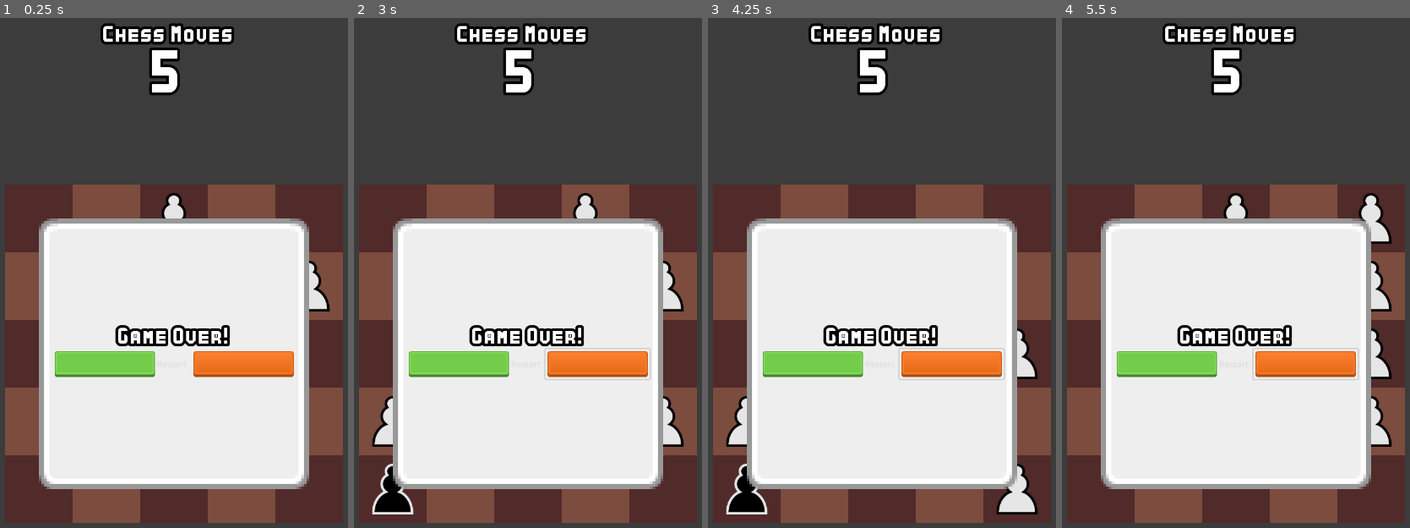
Above: before the commit, frames 1-4 (left to right).
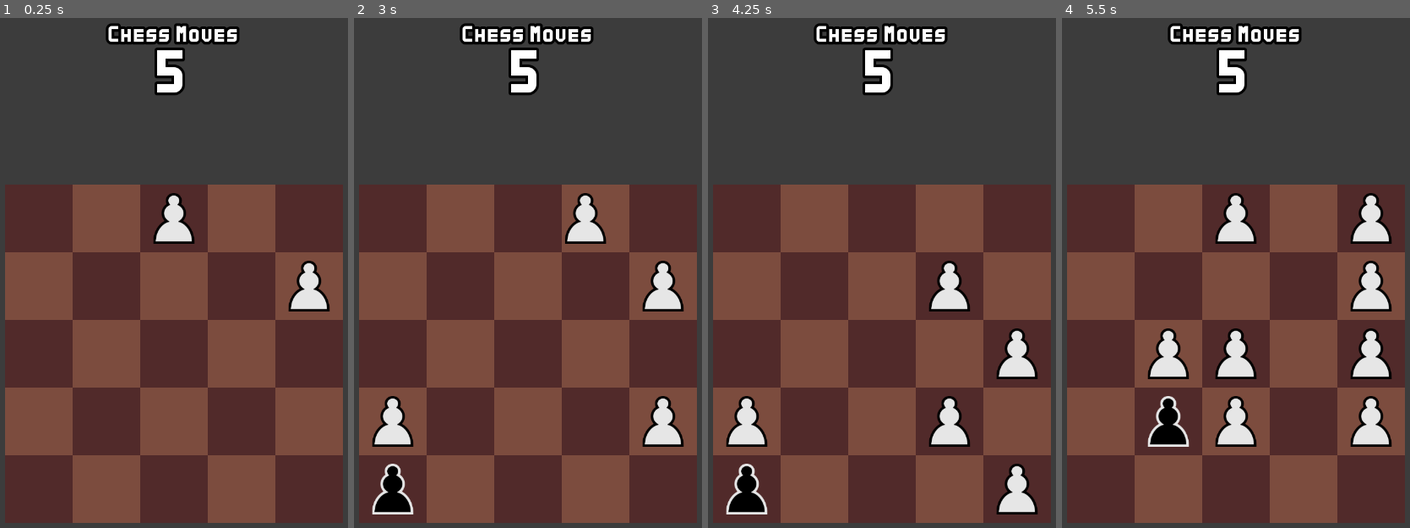
Above: after the commit, the same moments.

Repository: abaker-skudlarek/ChessTiles
Game: Godot game, scene res://Scenes/main.tscn
Two runs of this game, one before a commit and one after it. Both use one fixed random seed, a clock stepped at 60 frames per second and the inputs below. The engine's default icon, where the game draws it, is replaced by a stand-in: a white triangle on a blue panel in a dark square.
Inputs (mouse positions are in pixels of both pictures, inside the frame that each line leads up to):
- Up to frame 1 (0.25 s): no input
- Up to frame 2 (3 s): click (475, 364) at 0.5 s, where only the run before the commit has a clickable "Restart"; click (475, 364) at 1.25 s, where only the run before the commit has a clickable "Restart"; click (475, 364) at 2 s, where only the run before the commit has a clickable "Restart"; tap Enter at 2.75 s; move the mouse to (611, 318) at 2.77 s; hold Right (slide_move_right) from 2.78 s (still down); click (611, 318) at 2.92 s
- Up to frame 3 (4.25 s): tap Space at 3.5 s; move the mouse to (746, 487) at 3.52 s; release Right (slide_move_right) at 3.53 s; hold Down (slide_move_down) from 3.53 s (still down); click (746, 487) at 3.67 s
- Up to frame 4 (5.5 s): tap Enter at 4.25 s; move the mouse to (1274, 206) at 4.27 s; release Down (slide_move_down) at 4.28 s; hold Right (slide_move_right) 4.28-5.03 s; tap Space at 5 s; move the mouse to (1218, 487) at 5.02 s; hold Up (slide_move_up) from 5.03 s (still down); click (1218, 487) at 5.17 s

The runs differ from the first frame. In frame 1, 42% of the frame differs, in the area x 11-89%, y 0-93%; in frame 2, 42%; in frame 3, 41%; in frame 4, 41%.

Commit message:
Game over UI shows when game is over, provides quit button $11y

Diff:
--- a/Scenes/UI/chess_moves_remaining_ui.tscn
+++ b/Scenes/UI/chess_moves_remaining_ui.tscn
@@ -1,21 +1,8 @@
-[gd_scene load_steps=6 format=3 uid="uid://cctwbiwmdueno"]
+[gd_scene load_steps=3 format=3 uid="uid://cctwbiwmdueno"]
 
 [ext_resource type="Script" path="res://Scripts/UI/chess_moves_remaining_ui.gd" id="1_u7cwo"]
-[ext_resource type="FontFile" uid="uid://2ic7ojsn1a1o" path="res://UI/Fonts/Kenney Bold.ttf" id="2_c6vao"]
 
 [sub_resource type="Theme" id="Theme_0ndyv"]
-
-[sub_resource type="LabelSettings" id="LabelSettings_wuapa"]
-font = ExtResource("2_c6vao")
-font_size = 24
-outline_size = 20
-outline_color = Color(0, 0, 0, 1)
-
-[sub_resource type="LabelSettings" id="LabelSettings_w5to6"]
-font = ExtResource("2_c6vao")
-font_size = 64
-outline_size = 20
-outline_color = Color(0, 0, 0, 1)
 
 [node name="ChessMovesRemainingUI" type="VBoxContainer"]
 anchors_preset = 5
@@ -34,16 +21,11 @@
 
 [node name="ChessMovesLabel" type="Label" parent="."]
 layout_mode = 2
-theme_override_fonts/font = ExtResource("2_c6vao")
-theme_override_font_sizes/font_size = 18
 text = "Chess Moves"
-label_settings = SubResource("LabelSettings_wuapa")
 horizontal_alignment = 3
 
 [node name="NumRemaining" type="Label" parent="."]
 layout_mode = 2
-theme_override_fonts/font = ExtResource("2_c6vao")
 theme_override_font_sizes/font_size = 64
 text = "0"
-label_settings = SubResource("LabelSettings_w5to6")
 horizontal_alignment = 1
--- a/Scenes/UI/game_over_ui.tscn
+++ b/Scenes/UI/game_over_ui.tscn
@@ -1,67 +1,42 @@
-[gd_scene load_steps=6 format=3 uid="uid://c7xafemfja2em"]
+[gd_scene load_steps=2 format=3 uid="uid://dsl6yuyce830d"]
 
-[ext_resource type="Texture2D" uid="uid://boyp6pprou8io" path="res://UI/grey_panel.png" id="1_p6827"]
-[ext_resource type="FontFile" uid="uid://2ic7ojsn1a1o" path="res://UI/Fonts/Kenney Bold.ttf" id="2_apqkq"]
-[ext_resource type="Texture2D" uid="uid://c5q30dai4vwdv" path="res://UI/green_button02.png" id="3_q3ee8"]
-[ext_resource type="Texture2D" uid="uid://bxt7kh76nea4w" path="res://UI/red_button01.png" id="4_wy8c7"]
+[ext_resource type="Script" path="res://Scripts/UI/game_over_ui.gd" id="1_04rhw"]
 
-[sub_resource type="LabelSettings" id="LabelSettings_66r0e"]
-font = ExtResource("2_apqkq")
-font_size = 24
-outline_size = 20
-outline_color = Color(0, 0, 0, 1)
-
-[node name="GameOverUI" type="TextureRect"]
+[node name="GameOverUI" type="PanelContainer"]
 texture_filter = 1
 anchors_preset = 8
 anchor_left = 0.5
 anchor_top = 0.5
 anchor_right = 0.5
 anchor_bottom = 0.5
-offset_left = -256.0
-offset_top = -256.0
-offset_right = 256.0
-offset_bottom = 256.0
+offset_left = -180.0
+offset_top = -180.0
+offset_right = 180.0
+offset_bottom = 180.0
 grow_horizontal = 2
 grow_vertical = 2
-texture = ExtResource("1_p6827")
+script = ExtResource("1_04rhw")
 
 [node name="VBoxContainer" type="VBoxContainer" parent="."]
-layout_mode = 1
-anchors_preset = 8
-anchor_left = 0.5
-anchor_top = 0.5
-anchor_right = 0.5
-anchor_bottom = 0.5
-offset_left = -160.0
-offset_top = -160.0
-offset_right = 160.0
-offset_bottom = 160.0
-grow_horizontal = 2
-grow_vertical = 2
-alignment = 1
+layout_mode = 2
+
+[node name="Spacer1" type="Control" parent="VBoxContainer"]
+layout_mode = 2
+size_flags_vertical = 3
+size_flags_stretch_ratio = 0.25
 
 [node name="GameOverLabel" type="Label" parent="VBoxContainer"]
-texture_filter = 2
 layout_mode = 2
-theme_override_fonts/font = ExtResource("2_apqkq")
-theme_override_font_sizes/font_size = 18
 text = "Game Over!"
-label_settings = SubResource("LabelSettings_66r0e")
 horizontal_alignment = 1
-vertical_alignment = 1
 
-[node name="Buttons" type="HBoxContainer" parent="VBoxContainer"]
+[node name="Spacer2" type="Control" parent="VBoxContainer"]
 layout_mode = 2
-alignment = 1
+size_flags_vertical = 3
 
-[node name="RestartButton" type="Button" parent="VBoxContainer/Buttons"]
+[node name="QuitButton" type="Button" parent="VBoxContainer"]
 layout_mode = 2
-text = "Restart"
-icon = ExtResource("3_q3ee8")
-flat = true
+text = "Quit
+"
 
-[node name="QuitButton" type="Button" parent="VBoxContainer/Buttons"]
-layout_mode = 2
-icon = ExtResource("4_wy8c7")
-flat = true
+[connection signal="pressed" from="VBoxContainer/QuitButton" to="." method="_on_quit_button_pressed"]
--- a/Scenes/UI/hud.tscn
+++ b/Scenes/UI/hud.tscn
@@ -1,10 +1,13 @@
 [gd_scene load_steps=3 format=3 uid="uid://mj0ipvmp8igw"]
 
 [ext_resource type="PackedScene" uid="uid://cctwbiwmdueno" path="res://Scenes/UI/chess_moves_remaining_ui.tscn" id="1_jh38v"]
-[ext_resource type="PackedScene" uid="uid://c7xafemfja2em" path="res://Scenes/UI/game_over_ui.tscn" id="2_86e4r"]
+[ext_resource type="PackedScene" uid="uid://dsl6yuyce830d" path="res://Scenes/UI/game_over_ui.tscn" id="2_86e4r"]
 
 [node name="HUD" type="CanvasLayer"]
 
 [node name="ChessMovesRemainingUI" parent="." instance=ExtResource("1_jh38v")]
+offset_left = -124.5
+offset_right = 124.5
+offset_bottom = 162.0
 
 [node name="GameOverUI" parent="." instance=ExtResource("2_86e4r")]
--- a/Scripts/Game/board.gd
+++ b/Scripts/Game/board.gd
@@ -51,12 +51,12 @@
 ## 				 If we want to move all pieces up, direction_to_move = Vector2(0, -1)
 func _process_slide_move(direction_to_move: Vector2) -> void:
 
-	# TODO: don't keep this. just for testing checking lose conditions
-	if _can_move:
+	# Only move if we are waiting for user input
+	if GameManager.get_current_game_state() == GameManager.GameState.WAITING_USER_INPUT:
+
+		GameManager.change_state(GameManager.GameState.SLIDE_MOVE)
 
 		var slide_moves_performed: int = 0
-
-		GameManager.change_state(GameManager.GameState.SLIDE_MOVE)
 
 		# Reset the move overlays when performing a slide move
 		_remove_move_overlays()
@@ -108,16 +108,13 @@
 						if (new_grid_location.x < GRID_WIDTH and new_grid_location.x >= 0 and new_grid_location.y < GRID_HEIGHT and new_grid_location.y >= 0):
 							slide_moves_performed += _slide_move_piece(current_grid_location, new_grid_location)
 
-		# If we performed at least 1 slide move, emit the signal
 		if slide_moves_performed > 0:
 			SignalBus.emit_signal("slide_move_finished")
 
-		# TODO: probably don't want to keep this here, just doing it here for testing to make it easy
 		if _is_game_over():
-			_can_move = false
-			print("Game over!!")
-
-		GameManager.change_state(GameManager.GameState.WAITING_USER_INPUT)
+			GameManager.change_state(GameManager.GameState.GAME_OVER)
+		else:
+			GameManager.change_state(GameManager.GameState.WAITING_USER_INPUT)
 
 # ------------------------------------------------------------------------------------------------ #
 
@@ -495,8 +492,6 @@
 ## Returns true if it is, meaning there are no valid slide moves NOR chess moves.
 ## Returns false if it isn't, meaning there is at least one valid slide more OR chess move
 func _is_game_over() -> bool:
-
-	# TODO: If we keep slide move capturing, we need to make sure that we check if a slide move capture is valid. If it is, the game isn't over
 
 	# If there is at least one empty space, the game cannot be over yet
 	if _get_random_empty_board_spaces(1) != []:
--- a/Scripts/Managers/game_manager.gd
+++ b/Scripts/Managers/game_manager.gd
@@ -18,8 +18,7 @@
 	SLIDE_MOVE,
 	CHESS_MOVE,
 	MERGING,
-	WIN,
-	LOSE
+	GAME_OVER
 }
 
 # NOTE: I'm putting this here in the game manager because multiple scripts need to use these states
@@ -94,10 +93,8 @@
 			SignalBus.emit_signal("state_changed_chess_move")
 		GameState.MERGING:
 			SignalBus.emit_signal("state_changed_merging")
-		GameState.WIN:
-			SignalBus.emit_signal("state_changed_win")
-		GameState.LOSE:
-			SignalBus.emit_signal("state_changed_lose")
+		GameState.GAME_OVER:
+			SignalBus.emit_signal("state_changed_game_over")
 
 # ------------------------------------------------------------------------------------------------ #
 
--- a/Scripts/Managers/signal_bus.gd
+++ b/Scripts/Managers/signal_bus.gd
@@ -8,8 +8,7 @@
 signal state_changed_slide_move
 signal state_changed_chess_move
 signal state_changed_merging
-signal state_changed_win
-signal state_changed_lose
+signal state_changed_game_over
 signal chess_moves_remaining_updated(num_moves: int)
 
 # ------------------------------------------------------------------------------------------------ #
--- /dev/null
+++ b/Scripts/UI/game_over_ui.gd
@@ -0,0 +1,22 @@
+extends PanelContainer
+
+# ------------------------------------------------------------------------------------------------ #
+# -- Private Functions -- #
+# ------------------------------------------------------------------------------------------------ #
+
+func _enter_tree() -> void:
+	visible = false
+	SignalBus.connect("state_changed_game_over", _on_state_changed_game_over)
+
+# ------------------------------------------------------------------------------------------------ #
+
+func _on_state_changed_game_over() -> void:
+	visible = true
+	print("Enabled game over UI!")
+
+# ------------------------------------------------------------------------------------------------ #
+
+func _on_quit_button_pressed() -> void:
+	get_tree().quit()
+
+# ------------------------------------------------------------------------------------------------ #
--- /dev/null
+++ b/Themes/ui_theme.tres
@@ -0,0 +1,46 @@
+[gd_resource type="Theme" load_steps=10 format=3 uid="uid://dfotqr3hnuwjr"]
+
+[ext_resource type="FontFile" uid="uid://2ic7ojsn1a1o" path="res://UI/Fonts/Kenney Bold.ttf" id="1_xltjr"]
+[ext_resource type="Texture2D" uid="uid://cthmpfqujkfca" path="res://UI/red_button02.png" id="2_82wn5"]
+[ext_resource type="Texture2D" uid="uid://boyp6pprou8io" path="res://UI/grey_panel.png" id="2_blssu"]
+[ext_resource type="Texture2D" uid="uid://bxt7kh76nea4w" path="res://UI/red_button01.png" id="3_ssdfo"]
+[ext_resource type="Texture2D" uid="uid://cmya03lyphagl" path="res://UI/red_button00.png" id="4_a3o1b"]
+
+[sub_resource type="StyleBoxTexture" id="StyleBoxTexture_3t3k2"]
+texture = ExtResource("2_82wn5")
+texture_margin_left = 24.0
+texture_margin_top = 24.0
+texture_margin_right = 24.0
+texture_margin_bottom = 24.0
+
+[sub_resource type="StyleBoxTexture" id="StyleBoxTexture_21hsw"]
+texture = ExtResource("3_ssdfo")
+texture_margin_left = 24.0
+texture_margin_top = 24.0
+texture_margin_right = 24.0
+texture_margin_bottom = 24.0
+
+[sub_resource type="StyleBoxTexture" id="StyleBoxTexture_3qxyo"]
+texture = ExtResource("4_a3o1b")
+
+[sub_resource type="StyleBoxTexture" id="StyleBoxTexture_2lga4"]
+texture = ExtResource("2_blssu")
+texture_margin_left = 24.0
+texture_margin_top = 24.0
+texture_margin_right = 24.0
+texture_margin_bottom = 24.0
+
+[resource]
+Button/colors/font_outline_color = Color(0, 0, 0, 1)
+Button/constants/outline_size = 20
+Button/font_sizes/font_size = 24
+Button/fonts/font = ExtResource("1_xltjr")
+Button/styles/hover = SubResource("StyleBoxTexture_3t3k2")
+Button/styles/normal = SubResource("StyleBoxTexture_21hsw")
+Button/styles/pressed = SubResource("StyleBoxTexture_3qxyo")
+Label/colors/font_outline_color = Color(0, 0, 0, 1)
+Label/constants/line_spacing = 3
+Label/constants/outline_size = 20
+Label/font_sizes/font_size = 24
+Label/fonts/font = ExtResource("1_xltjr")
+PanelContainer/styles/panel = SubResource("StyleBoxTexture_2lga4")
--- a/project.godot
+++ b/project.godot
@@ -44,8 +44,13 @@
 "res://Scenes/": "green",
 "res://Scripts/": "purple",
 "res://Sprites/": "orange",
+"res://Themes/": "yellow",
 "res://UI/": "pink"
 }
+
+[gui]
+
+theme/custom="res://Themes/ui_theme.tres"
 
 [input]
 
Binary file added: UI/red_button00.png
Not shown, added: UI/red_button00.png.import
Binary file added: UI/red_button02.png
Not shown, added: UI/red_button02.png.import
